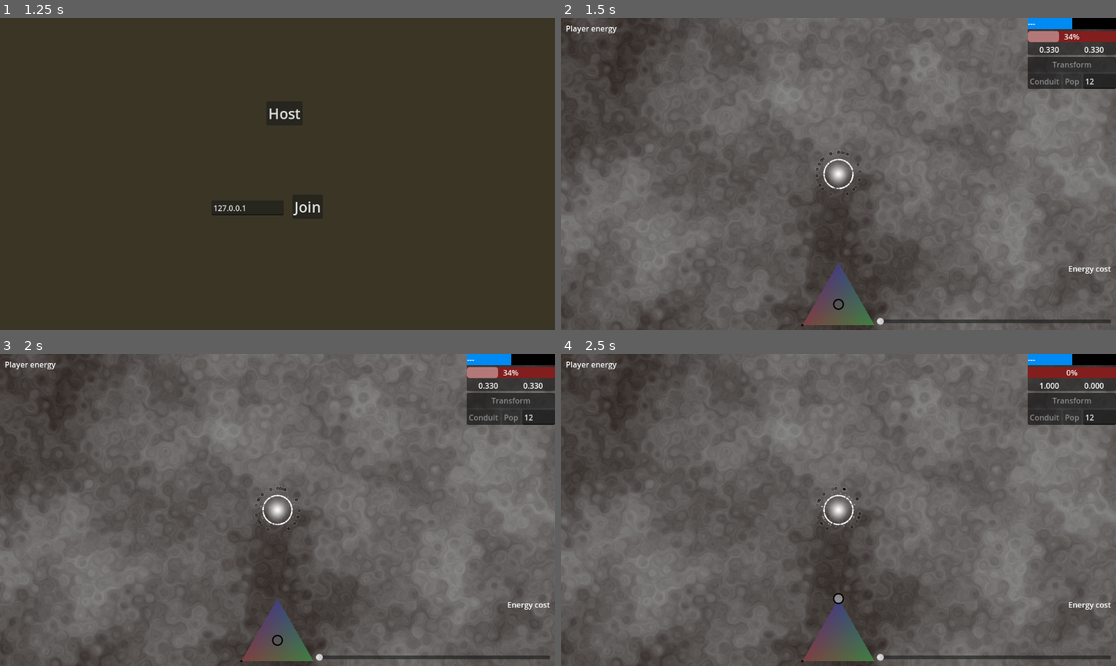
Above: before the commit, frames 1-4 (two rows, left to right).
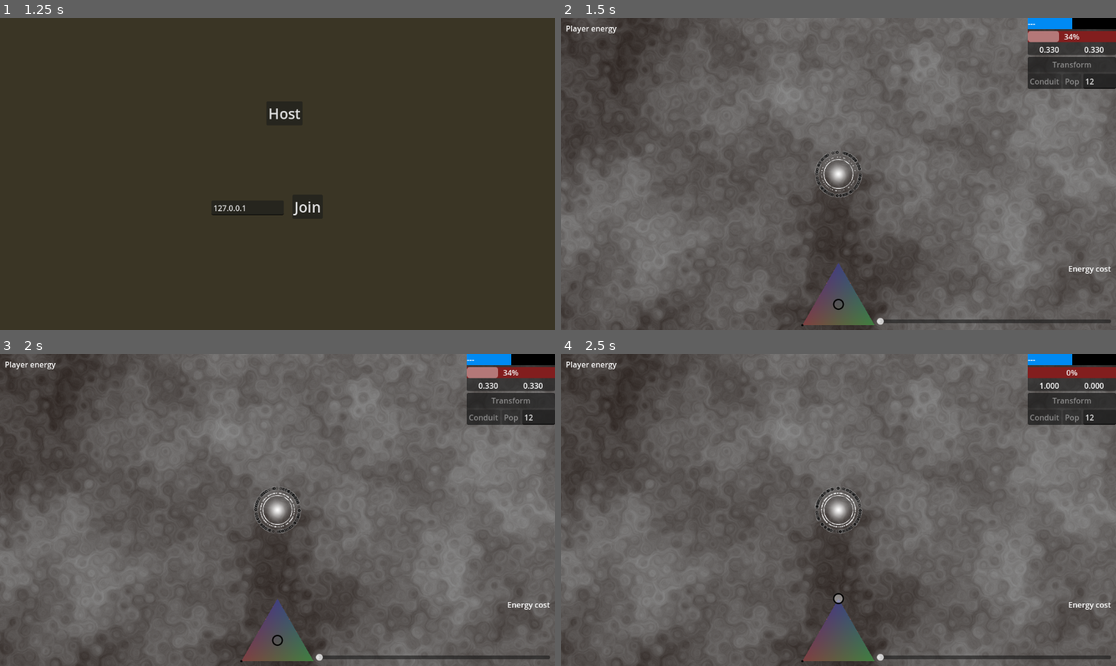
Above: after the commit, the same moments.

Repository: helmasur/conduit_rts
Game: Godot game, scene res://game.tscn
The game is run twice, just before and just after one commit, with the same random seed, the same clock (stepped at 60 frames per second) and the same inputs.
Inputs (mouse positions are in pixels of both pictures, inside the frame that each line leads up to):
- Up to frame 1 (1.25 s): click (538, 80) at 0.52 s; type "12" at 0.6 s
- Up to frame 2 (1.5 s): click "Host" at 1.25 s
- Up to frame 3 (2 s): no input
- Up to frame 4 (2.5 s): drag from (838, 625) to (838, 510) at 2.02 s

Frame 1 is identical in both runs. In frame 2, 0.3% of the frame differs, in the area x 45-55%, y 42-58%; in frame 3, 0.3%; in frame 4, 0.3%.

Commit message:
unit visuals

Diff:
--- a/ring_tex.tres
+++ b/ring_tex.tres
@@ -7,8 +7,8 @@
 [resource]
 resource_local_to_scene = true
 gradient = SubResource("Gradient_juvsa")
-width = 32
-height = 32
+width = 16
+height = 128
 fill = 1
 fill_from = Vector2(0.5, 0.5)
 fill_to = Vector2(1, 0.5)
--- a/unit.tscn
+++ b/unit.tscn
@@ -76,8 +76,16 @@
 fill_from = Vector2(0.5, 0.5)
 fill_to = Vector2(1, 0.5)
 
+[sub_resource type="Curve" id="Curve_ctwoc"]
+_data = [Vector2(0, 0), 0.0, 4.0125, 0, 1, Vector2(0.249221, 1), 0.0, 0.0, 0, 0, Vector2(0.753894, 1), 0.0, 0.0, 0, 0, Vector2(1, 0), -4.06329, 0.0, 1, 0]
+point_count = 4
+
+[sub_resource type="CurveTexture" id="CurveTexture_davkp"]
+curve = SubResource("Curve_ctwoc")
+
 [sub_resource type="ParticleProcessMaterial" id="ParticleProcessMaterial_davkp"]
 resource_local_to_scene = true
+particle_flag_align_y = true
 particle_flag_disable_z = true
 emission_shape = 6
 emission_ring_axis = Vector3(0, 0, 1)
@@ -85,11 +93,13 @@
 emission_ring_radius = 30.0
 emission_ring_inner_radius = 30.0
 emission_ring_cone_angle = 90.0
-orbit_velocity_min = -0.0499999
-orbit_velocity_max = 0.0500001
-gravity = Vector3(0, 0, 0)
+orbit_velocity_min = -0.0199999
+orbit_velocity_max = -0.00999991
+gravity = Vector3(0, 0, 0)
+attractor_interaction_enabled = false
 scale_min = 0.1
 scale_max = 0.15
+alpha_curve = SubResource("CurveTexture_davkp")
 
 [sub_resource type="Gradient" id="Gradient_1sk4h"]
 interpolation_mode = 2
@@ -105,8 +115,8 @@
 fill_to = Vector2(1, 0.5)
 
 [sub_resource type="Curve" id="Curve_of1k5"]
-_data = [Vector2(0, 0), 0.0, 1.99379, 0, 1, Vector2(0.501558, 1), 0.0, 0.0, 0, 0, Vector2(1, 0), -2.00625, 0.0, 1, 0]
-point_count = 3
+_data = [Vector2(0, 0.643391), 0.0, 0.0, 0, 0, Vector2(0.168224, 1), 0.0, 0.0, 0, 0, Vector2(0.314642, 0.643391), 0.0, 0.0, 0, 0, Vector2(0.482866, 1), 0.0, 0.0, 0, 0, Vector2(0.647975, 0.700125), 0.0, 0.0, 0, 0, Vector2(0.853583, 1), 0.0, 0.0, 0, 0, Vector2(1, 0.659601), 0.0, 0.0, 0, 0]
+point_count = 7
 
 [sub_resource type="CurveTexture" id="CurveTexture_74e6i"]
 curve = SubResource("Curve_of1k5")
@@ -121,8 +131,8 @@
 emission_ring_inner_radius = 35.0
 emission_ring_cone_angle = 90.0
 gravity = Vector3(0, 0, 0)
-scale_min = 0.15
-scale_max = 0.15
+scale_min = 0.1
+scale_max = 0.1
 alpha_curve = SubResource("CurveTexture_74e6i")
 
 [sub_resource type="Gradient" id="Gradient_ltb4x"]
@@ -198,24 +208,21 @@
 texture = SubResource("GradientTexture2D_5wnup")
 
 [node name="Shield" type="GPUParticles2D" parent="Graphics"]
-amount = 256
+amount = 64
 texture = ExtResource("2_ctwoc")
-lifetime = 5.0
-preprocess = 5.0
+lifetime = 10.0
+preprocess = 10.0
 local_coords = true
 process_material = SubResource("ParticleProcessMaterial_davkp")
 
 [node name="SpeedRing" type="GPUParticles2D" parent="Graphics"]
-amount = 500
-amount_ratio = 0.1777
+amount = 256
 texture = SubResource("GradientTexture2D_baxm0")
-lifetime = 4.0
 local_coords = true
 process_material = SubResource("ParticleProcessMaterial_yjdlg")
 
 [node name="PowerRing" type="GPUParticles2D" parent="Graphics"]
-amount = 256
-amount_ratio = 0.0863
+amount = 128
 texture = SubResource("GradientTexture2D_f764t")
 lifetime = 5.0
 preprocess = 5.0
Not shown: 1 places in unit.tscn that only renumber resources
